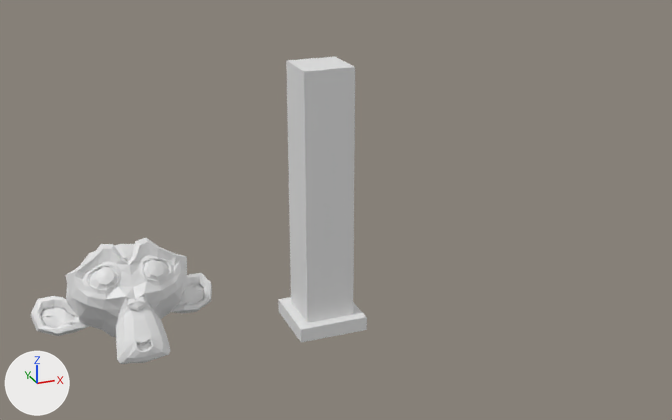
What one commit did to the Blender file docs/Examples/AssetsExample_BlenderSize.blend.
Rendered twice from a 50 mm lens placed at (-4.7, -12.46, 7.09), pointed at (0.42, 0.43, 1.68). The axes (+X, +Y, +Z) are drawn at lower left. The lights are the same throughout.

Objects in the first picture: 'Cube', 'Suzanne_BlenderSize'.
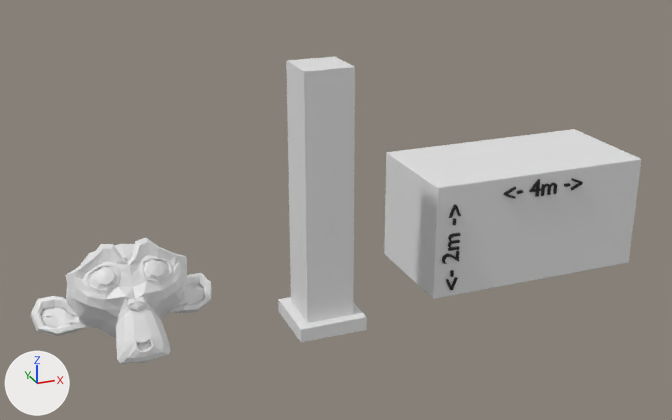
Commit message: Add RefSizeObject objects

Pixel boxes [x1, y1, x2, y2] of what changed, in the pictures (672 x 420 px):
'RefSizeObject_BlenderSize', added: after [384, 129, 641, 299]
'Text.002', added (black): after [442, 204, 461, 290]
'Text.003', added (black): after [504, 178, 583, 199]

The edits, one by one:
Material 'B' (mat_b) is new.
Its base color is (0.00669, 0.00669, 0.00669) (black #131313).
Material 'W' (mat_w) is new.
Its base color is (0.8, 0.8, 0.8) (white #e7e7e7).
Mesh me_text_002 is new.
It has 576 vertices, 412 faces and spans x -1.77..1.77, y -0.23..0.46, z -0.1..0.1.
It uses material mat_b (black #131313).
Mesh me_cube is new.
It is a box spanning x 0.0..400.0, y 0.0..200.0, z 0.0..200.0.
It uses material mat_w (white #e7e7e7).
Mesh me_text is new.
It has 872 vertices, 630 faces and spans x -1.77..1.77, y -0.3..0.39, z -0.1..0.1.
It uses material mat_b (black #131313).
Object 'Text.003' (ob_text_003) is new; it shows me_text_002.
Its parent is ob_refsizeobject_blendersize.
Its matrix parent inverse is Matrix(((100.0, 0.0, 0.0, -200.0), (0.0, 100.0, 0.0, 0.0), (0.0, 0.0, 100.0, 0.0), (0.0, 0.0, 0.0, 1.0))).
Its location is (4.0, 0.0, 1.7).
Its rotation in degrees is (90, 0, 0).
Its scale is (0.433, 0.433, 0.433).
Object 'RefSizeObject_BlenderSize' (ob_refsizeobject_blendersize) is new; it shows me_cube.
Its location is (2.0, 0.0, 0.0).
Its scale is (0.01, 0.01, 0.01).
It gains a BEVEL modifier named 'Bevel'.
Modifier setting: width = 1.9.
Modifier setting: width_pct = 1.9.
Modifier setting: segments = 3.
Object 'Text.002' (ob_text_002) is new; it shows me_text.
Its parent is ob_refsizeobject_blendersize.
Its matrix parent inverse is Matrix(((100.0, 0.0, 0.0, -200.0), (0.0, 100.0, 0.0, 0.0), (0.0, 0.0, 100.0, 0.0), (0.0, 0.0, 0.0, 1.0))).
Its location is (2.3, 0.0, 0.9).
Its rotation in degrees is (90, -90, 0).
Its scale is (0.433, 0.433, 0.433).
